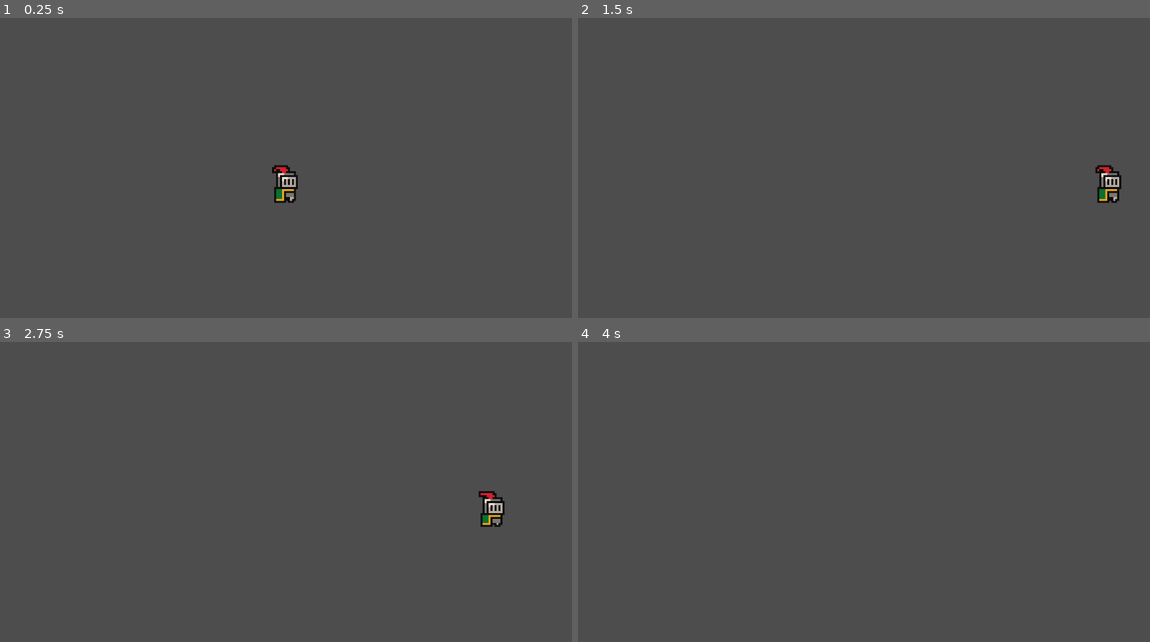
Above: before the commit, frames 1-4 (two rows, left to right).
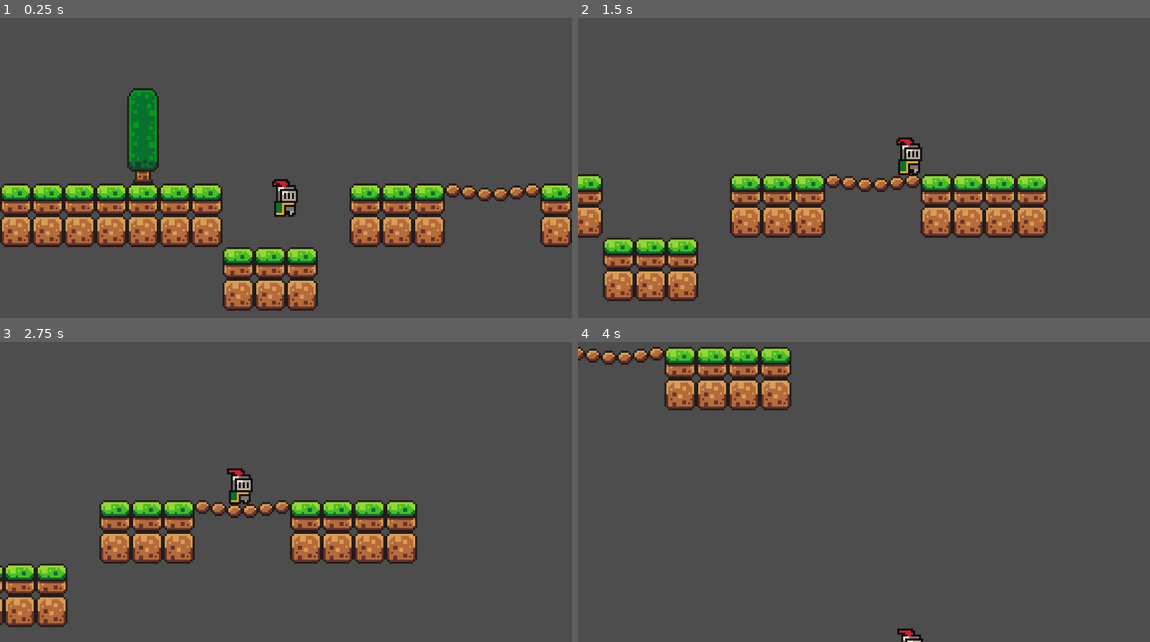
Above: after the commit, the same moments.

Repository: lanxeyu/godot-learning-1
Game: Godot game, scene res://scenes/game.tscn
Same seed, same stepped clock (60 frames per second), same inputs: the game is played once before the commit and once after it.
Inputs:
- Up to frame 1 (0.25 s): no input
- Up to frame 2 (1.5 s): tap Enter (ui_accept) at 0.5, 0.77 s; hold Right (ui_right) from 0.53 s (still down)
- Up to frame 3 (2.75 s): tap Enter (ui_accept) at 1.52 s; release Right (ui_right) at 2.03 s; hold Left (ui_left) from 2.03 s (still down)
- Up to frame 4 (4 s): release Left (ui_left) at 2.78 s; hold Right (ui_right) from 2.78 s (still down); tap Enter (ui_accept) at 3.02, 3.77 s

The runs differ from the first frame. In frame 1, 19% of the frame differs, in the area x 0-100%, y 23-98%; in frame 2, 14%; in frame 3, 12%; in frame 4, 5.2%.

Commit message:
added tilemap & rigid platforms, modified camera

Diff:
--- a/scenes/game.tscn
+++ b/scenes/game.tscn
@@ -1,18 +1,422 @@
-[gd_scene load_steps=3 format=3 uid="uid://bakauitsmbpy6"]
+[gd_scene load_steps=5 format=3 uid="uid://bakauitsmbpy6"]
 
 [ext_resource type="PackedScene" uid="uid://c4vjmjonxwfm0" path="res://scenes/player.tscn" id="1_1lv0d"]
-
-[sub_resource type="WorldBoundaryShape2D" id="WorldBoundaryShape2D_cuh72"]
+[ext_resource type="Texture2D" uid="uid://gg34ip3m6lxi" path="res://assets/sprites/world_tileset.png" id="2_4w4qj"]
+
+[sub_resource type="TileSetAtlasSource" id="TileSetAtlasSource_3utme"]
+texture = ExtResource("2_4w4qj")
+0:0/0 = 0
+0:0/0/physics_layer_0/linear_velocity = Vector2(0, 0)
+0:0/0/physics_layer_0/angular_velocity = 0.0
+0:0/0/physics_layer_0/polygon_0/points = PackedVector2Array(-8, -8, 8, -8, 8, 8, -8, 8)
+1:0/0 = 0
+1:0/0/physics_layer_0/linear_velocity = Vector2(0, 0)
+1:0/0/physics_layer_0/angular_velocity = 0.0
+1:0/0/physics_layer_0/polygon_0/points = PackedVector2Array(-8, -8, 8, -8, 8, 8, -8, 8)
+2:0/0 = 0
+2:0/0/physics_layer_0/linear_velocity = Vector2(0, 0)
+2:0/0/physics_layer_0/angular_velocity = 0.0
+2:0/0/physics_layer_0/polygon_0/points = PackedVector2Array(-8, -8, 8, -8, 8, 8, -8, 8)
+3:0/0 = 0
+3:0/0/physics_layer_0/linear_velocity = Vector2(0, 0)
+3:0/0/physics_layer_0/angular_velocity = 0.0
+3:0/0/physics_layer_0/polygon_0/points = PackedVector2Array(-8, -8, 8, -8, 8, 8, -8, 8)
+4:0/0 = 0
+4:0/0/physics_layer_0/linear_velocity = Vector2(0, 0)
+4:0/0/physics_layer_0/angular_velocity = 0.0
+4:0/0/physics_layer_0/polygon_0/points = PackedVector2Array(-8, -8, 8, -8, 8, 8, -8, 8)
+5:0/0 = 0
+5:0/0/physics_layer_0/linear_velocity = Vector2(0, 0)
+5:0/0/physics_layer_0/angular_velocity = 0.0
+5:0/0/physics_layer_0/polygon_0/points = PackedVector2Array(-8, -8, 8, -8, 8, 8, -8, 8)
+6:0/0 = 0
+6:0/0/physics_layer_0/linear_velocity = Vector2(0, 0)
+6:0/0/physics_layer_0/angular_velocity = 0.0
+6:0/0/physics_layer_0/polygon_0/points = PackedVector2Array(-8, -8, 8, -8, 8, 8, -8, 8)
+7:0/0 = 0
+7:0/0/physics_layer_0/linear_velocity = Vector2(0, 0)
+7:0/0/physics_layer_0/angular_velocity = 0.0
+7:0/0/physics_layer_0/polygon_0/points = PackedVector2Array(-8, -8, 8, -8, 8, 8, -8, 8)
+8:0/0 = 0
+8:0/0/physics_layer_0/linear_velocity = Vector2(0, 0)
+8:0/0/physics_layer_0/angular_velocity = 0.0
+8:0/0/physics_layer_0/polygon_0/points = PackedVector2Array(-8, -8, 8, -8, 8, 8, -8, 8)
+9:0/0 = 0
+9:0/0/physics_layer_0/linear_velocity = Vector2(0, 0)
+9:0/0/physics_layer_0/angular_velocity = 0.0
+9:0/0/physics_layer_0/polygon_0/points = PackedVector2Array(-8, -8, 8, -5.875, 8, 0.75, -8, -1.25)
+10:0/0 = 0
+10:0/0/physics_layer_0/linear_velocity = Vector2(0, 0)
+10:0/0/physics_layer_0/angular_velocity = 0.0
+10:0/0/physics_layer_0/polygon_0/points = PackedVector2Array(-8, -6, 8, -6, 8, 1, -8, 1)
+11:0/0 = 0
+11:0/0/physics_layer_0/linear_velocity = Vector2(0, 0)
+11:0/0/physics_layer_0/angular_velocity = 0.0
+11:0/0/physics_layer_0/polygon_0/points = PackedVector2Array(-8, -7, 8, -8, 8, -1.125, -8, 0.5)
+0:1/0 = 0
+0:1/0/physics_layer_0/linear_velocity = Vector2(0, 0)
+0:1/0/physics_layer_0/angular_velocity = 0.0
+0:1/0/physics_layer_0/polygon_0/points = PackedVector2Array(-8, -8, 8, -8, 8, 8, -8, 8)
+1:1/0 = 0
+1:1/0/physics_layer_0/linear_velocity = Vector2(0, 0)
+1:1/0/physics_layer_0/angular_velocity = 0.0
+1:1/0/physics_layer_0/polygon_0/points = PackedVector2Array(-8, -8, 8, -8, 8, 8, -8, 8)
+2:1/0 = 0
+2:1/0/physics_layer_0/linear_velocity = Vector2(0, 0)
+2:1/0/physics_layer_0/angular_velocity = 0.0
+2:1/0/physics_layer_0/polygon_0/points = PackedVector2Array(-8, -8, 8, -8, 8, 8, -8, 8)
+3:1/0 = 0
+3:1/0/physics_layer_0/linear_velocity = Vector2(0, 0)
+3:1/0/physics_layer_0/angular_velocity = 0.0
+3:1/0/physics_layer_0/polygon_0/points = PackedVector2Array(-8, -8, 8, -8, 8, 8, -8, 8)
+4:1/0 = 0
+4:1/0/physics_layer_0/linear_velocity = Vector2(0, 0)
+4:1/0/physics_layer_0/angular_velocity = 0.0
+4:1/0/physics_layer_0/polygon_0/points = PackedVector2Array(-8, -8, 8, -8, 8, 8, -8, 8)
+5:1/0 = 0
+5:1/0/physics_layer_0/linear_velocity = Vector2(0, 0)
+5:1/0/physics_layer_0/angular_velocity = 0.0
+5:1/0/physics_layer_0/polygon_0/points = PackedVector2Array(-8, -8, 8, -8, 8, 8, -8, 8)
+6:1/0 = 0
+6:1/0/physics_layer_0/linear_velocity = Vector2(0, 0)
+6:1/0/physics_layer_0/angular_velocity = 0.0
+6:1/0/physics_layer_0/polygon_0/points = PackedVector2Array(-8, -8, 8, -8, 8, 8, -8, 8)
+7:1/0 = 0
+7:1/0/physics_layer_0/linear_velocity = Vector2(0, 0)
+7:1/0/physics_layer_0/angular_velocity = 0.0
+7:1/0/physics_layer_0/polygon_0/points = PackedVector2Array(-8, -8, 8, -8, 8, 8, -8, 8)
+8:1/0 = 0
+8:1/0/physics_layer_0/linear_velocity = Vector2(0, 0)
+8:1/0/physics_layer_0/angular_velocity = 0.0
+8:1/0/physics_layer_0/polygon_0/points = PackedVector2Array(-8, -8, 8, -8, 8, 8, -8, 8)
+9:1/0 = 0
+9:1/0/physics_layer_0/linear_velocity = Vector2(0, 0)
+9:1/0/physics_layer_0/angular_velocity = 0.0
+9:1/0/physics_layer_0/polygon_0/points = PackedVector2Array(-8, -8, 8, -5.875, 8, 0.75, -8, -1.25)
+10:1/0 = 0
+10:1/0/physics_layer_0/linear_velocity = Vector2(0, 0)
+10:1/0/physics_layer_0/angular_velocity = 0.0
+10:1/0/physics_layer_0/polygon_0/points = PackedVector2Array(-8, -6, 8, -6, 8, 1, -8, 1)
+11:1/0 = 0
+11:1/0/physics_layer_0/linear_velocity = Vector2(0, 0)
+11:1/0/physics_layer_0/angular_velocity = 0.0
+11:1/0/physics_layer_0/polygon_0/points = PackedVector2Array(-8, -6, 8, -8, 8, -1.375, -8, 1)
+0:2/0 = 0
+0:2/0/physics_layer_0/linear_velocity = Vector2(0, 0)
+0:2/0/physics_layer_0/angular_velocity = 0.0
+0:2/0/physics_layer_0/polygon_0/points = PackedVector2Array(-8, -8, 8, -8, 8, 8, -8, 8)
+1:2/0 = 0
+1:2/0/physics_layer_0/linear_velocity = Vector2(0, 0)
+1:2/0/physics_layer_0/angular_velocity = 0.0
+1:2/0/physics_layer_0/polygon_0/points = PackedVector2Array(-8, -8, 8, -8, 8, 8, -8, 8)
+2:2/0 = 0
+2:2/0/physics_layer_0/linear_velocity = Vector2(0, 0)
+2:2/0/physics_layer_0/angular_velocity = 0.0
+2:2/0/physics_layer_0/polygon_0/points = PackedVector2Array(-8, -8, 8, -8, 8, 8, -8, 8)
+3:2/0 = 0
+3:2/0/physics_layer_0/linear_velocity = Vector2(0, 0)
+3:2/0/physics_layer_0/angular_velocity = 0.0
+3:2/0/physics_layer_0/polygon_0/points = PackedVector2Array(-8, -8, 8, -8, 8, 8, -8, 8)
+4:2/0 = 0
+4:2/0/physics_layer_0/linear_velocity = Vector2(0, 0)
+4:2/0/physics_layer_0/angular_velocity = 0.0
+4:2/0/physics_layer_0/polygon_0/points = PackedVector2Array(-8, -8, 8, -8, 8, 8, -8, 8)
+5:2/0 = 0
+5:2/0/physics_layer_0/linear_velocity = Vector2(0, 0)
+5:2/0/physics_layer_0/angular_velocity = 0.0
+5:2/0/physics_layer_0/polygon_0/points = PackedVector2Array(-8, -8, 8, -8, 8, 8, -8, 8)
+6:2/0 = 0
+6:2/0/physics_layer_0/linear_velocity = Vector2(0, 0)
+6:2/0/physics_layer_0/angular_velocity = 0.0
+6:2/0/physics_layer_0/polygon_0/points = PackedVector2Array(-8, -8, 8, -8, 8, 8, -8, 8)
+7:2/0 = 0
+7:2/0/physics_layer_0/linear_velocity = Vector2(0, 0)
+7:2/0/physics_layer_0/angular_velocity = 0.0
+7:2/0/physics_layer_0/polygon_0/points = PackedVector2Array(-8, -8, 8, -8, 8, 8, -8, 8)
+8:2/0 = 0
+8:2/0/physics_layer_0/linear_velocity = Vector2(0, 0)
+8:2/0/physics_layer_0/angular_velocity = 0.0
+8:2/0/physics_layer_0/polygon_0/points = PackedVector2Array(-8, -8, 8, -8, 8, 8, -8, 8)
+9:2/0 = 0
+9:2/0/physics_layer_0/linear_velocity = Vector2(0, 0)
+9:2/0/physics_layer_0/angular_velocity = 0.0
+9:2/0/physics_layer_0/polygon_0/points = PackedVector2Array(-8, -8, 8, -5.875, 8, 0.75, -8, -1.25)
+10:2/0 = 0
+10:2/0/physics_layer_0/linear_velocity = Vector2(0, 0)
+10:2/0/physics_layer_0/angular_velocity = 0.0
+10:2/0/physics_layer_0/polygon_0/points = PackedVector2Array(-8, -6, 8, -6, 8, 1, -8, 1)
+11:2/0 = 0
+11:2/0/physics_layer_0/linear_velocity = Vector2(0, 0)
+11:2/0/physics_layer_0/angular_velocity = 0.0
+11:2/0/physics_layer_0/polygon_0/points = PackedVector2Array(-8, -6, 8, -8, 8, -1.375, -8, 1)
+0:3/0 = 0
+0:3/0/z_index = 1
+0:3/0/physics_layer_0/linear_velocity = Vector2(0, 0)
+0:3/0/physics_layer_0/angular_velocity = 0.0
+1:3/0 = 0
+1:3/0/physics_layer_0/linear_velocity = Vector2(0, 0)
+1:3/0/physics_layer_0/angular_velocity = 0.0
+2:3/0 = 0
+2:3/0/physics_layer_0/linear_velocity = Vector2(0, 0)
+2:3/0/physics_layer_0/angular_velocity = 0.0
+5:3/0 = 0
+5:3/0/physics_layer_0/linear_velocity = Vector2(0, 0)
+5:3/0/physics_layer_0/angular_velocity = 0.0
+6:3/0 = 0
+6:3/0/physics_layer_0/linear_velocity = Vector2(0, 0)
+6:3/0/physics_layer_0/angular_velocity = 0.0
+7:3/0 = 0
+7:3/0/physics_layer_0/linear_velocity = Vector2(0, 0)
+7:3/0/physics_layer_0/angular_velocity = 0.0
+8:3/0 = 0
+8:3/0/physics_layer_0/linear_velocity = Vector2(0, 0)
+8:3/0/physics_layer_0/angular_velocity = 0.0
+9:3/0 = 0
+9:3/0/physics_layer_0/linear_velocity = Vector2(0, 0)
+9:3/0/physics_layer_0/angular_velocity = 0.0
+0:4/0 = 0
+0:4/0/z_index = 1
+0:4/0/physics_layer_0/linear_velocity = Vector2(0, 0)
+0:4/0/physics_layer_0/angular_velocity = 0.0
+1:4/0 = 0
+1:4/0/physics_layer_0/linear_velocity = Vector2(0, 0)
+1:4/0/physics_layer_0/angular_velocity = 0.0
+5:4/0 = 0
+5:4/0/physics_layer_0/linear_velocity = Vector2(0, 0)
+5:4/0/physics_layer_0/angular_velocity = 0.0
+6:4/0 = 0
+6:4/0/physics_layer_0/linear_velocity = Vector2(0, 0)
+6:4/0/physics_layer_0/angular_velocity = 0.0
+7:4/0 = 0
+7:4/0/physics_layer_0/linear_velocity = Vector2(0, 0)
+7:4/0/physics_layer_0/angular_velocity = 0.0
+8:4/0 = 0
+8:4/0/physics_layer_0/linear_velocity = Vector2(0, 0)
+8:4/0/physics_layer_0/angular_velocity = 0.0
+9:4/0 = 0
+9:4/0/physics_layer_0/linear_velocity = Vector2(0, 0)
+9:4/0/physics_layer_0/angular_velocity = 0.0
+0:5/0 = 0
+0:5/0/z_index = 1
+0:5/0/physics_layer_0/linear_velocity = Vector2(0, 0)
+0:5/0/physics_layer_0/angular_velocity = 0.0
+1:5/0 = 0
+1:5/0/physics_layer_0/linear_velocity = Vector2(0, 0)
+1:5/0/physics_layer_0/angular_velocity = 0.0
+5:5/0 = 0
+5:5/0/physics_layer_0/linear_velocity = Vector2(0, 0)
+5:5/0/physics_layer_0/angular_velocity = 0.0
+6:5/0 = 0
+6:5/0/physics_layer_0/linear_velocity = Vector2(0, 0)
+6:5/0/physics_layer_0/angular_velocity = 0.0
+7:5/0 = 0
+7:5/0/physics_layer_0/linear_velocity = Vector2(0, 0)
+7:5/0/physics_layer_0/angular_velocity = 0.0
+8:5/0 = 0
+8:5/0/physics_layer_0/linear_velocity = Vector2(0, 0)
+8:5/0/physics_layer_0/angular_velocity = 0.0
+1:6/0 = 0
+1:6/0/physics_layer_0/linear_velocity = Vector2(0, 0)
+1:6/0/physics_layer_0/angular_velocity = 0.0
+5:6/0 = 0
+5:6/0/physics_layer_0/linear_velocity = Vector2(0, 0)
+5:6/0/physics_layer_0/angular_velocity = 0.0
+6:6/0 = 0
+6:6/0/physics_layer_0/linear_velocity = Vector2(0, 0)
+6:6/0/physics_layer_0/angular_velocity = 0.0
+7:6/0 = 0
+7:6/0/physics_layer_0/linear_velocity = Vector2(0, 0)
+7:6/0/physics_layer_0/angular_velocity = 0.0
+8:6/0 = 0
+8:6/0/physics_layer_0/linear_velocity = Vector2(0, 0)
+8:6/0/physics_layer_0/angular_velocity = 0.0
+0:7/0 = 0
+0:7/0/physics_layer_0/linear_velocity = Vector2(0, 0)
+0:7/0/physics_layer_0/angular_velocity = 0.0
+1:7/0 = 0
+1:7/0/physics_layer_0/linear_velocity = Vector2(0, 0)
+1:7/0/physics_layer_0/angular_velocity = 0.0
+3:7/0 = 0
+3:7/0/physics_layer_0/linear_velocity = Vector2(0, 0)
+3:7/0/physics_layer_0/angular_velocity = 0.0
+5:7/0 = 0
+5:7/0/physics_layer_0/linear_velocity = Vector2(0, 0)
+5:7/0/physics_layer_0/angular_velocity = 0.0
+6:7/0 = 0
+6:7/0/physics_layer_0/linear_velocity = Vector2(0, 0)
+6:7/0/physics_layer_0/angular_velocity = 0.0
+7:7/0 = 0
+7:7/0/physics_layer_0/linear_velocity = Vector2(0, 0)
+7:7/0/physics_layer_0/angular_velocity = 0.0
+8:7/0 = 0
+8:7/0/physics_layer_0/linear_velocity = Vector2(0, 0)
+8:7/0/physics_layer_0/angular_velocity = 0.0
+0:8/0 = 0
+0:8/0/physics_layer_0/linear_velocity = Vector2(0, 0)
+0:8/0/physics_layer_0/angular_velocity = 0.0
+1:8/0 = 0
+1:8/0/physics_layer_0/linear_velocity = Vector2(0, 0)
+1:8/0/physics_layer_0/angular_velocity = 0.0
+2:8/0 = 0
+2:8/0/physics_layer_0/linear_velocity = Vector2(0, 0)
+2:8/0/physics_layer_0/angular_velocity = 0.0
+3:8/0 = 0
+3:8/0/physics_layer_0/linear_velocity = Vector2(0, 0)
+3:8/0/physics_layer_0/angular_velocity = 0.0
+4:8/0 = 0
+4:8/0/physics_layer_0/linear_velocity = Vector2(0, 0)
+4:8/0/physics_layer_0/angular_velocity = 0.0
+5:8/0 = 0
+5:8/0/physics_layer_0/linear_velocity = Vector2(0, 0)
+5:8/0/physics_layer_0/angular_velocity = 0.0
+6:8/0 = 0
+6:8/0/physics_layer_0/linear_velocity = Vector2(0, 0)
+6:8/0/physics_layer_0/angular_velocity = 0.0
+7:8/0 = 0
+7:8/0/physics_layer_0/linear_velocity = Vector2(0, 0)
+7:8/0/physics_layer_0/angular_velocity = 0.0
+8:8/0 = 0
+8:8/0/physics_layer_0/linear_velocity = Vector2(0, 0)
+8:8/0/physics_layer_0/angular_velocity = 0.0
+0:9/0 = 0
+0:9/0/physics_layer_0/linear_velocity = Vector2(0, 0)
+0:9/0/physics_layer_0/angular_velocity = 0.0
+1:9/0 = 0
+1:9/0/physics_layer_0/linear_velocity = Vector2(0, 0)
+1:9/0/physics_layer_0/angular_velocity = 0.0
+2:9/0 = 0
+2:9/0/physics_layer_0/linear_velocity = Vector2(0, 0)
+2:9/0/physics_layer_0/angular_velocity = 0.0
+3:9/0 = 0
+3:9/0/physics_layer_0/linear_velocity = Vector2(0, 0)
+3:9/0/physics_layer_0/angular_velocity = 0.0
+4:9/0 = 0
+4:9/0/physics_layer_0/linear_velocity = Vector2(0, 0)
+4:9/0/physics_layer_0/angular_velocity = 0.0
+5:9/0 = 0
+5:9/0/physics_layer_0/linear_velocity = Vector2(0, 0)
+5:9/0/physics_layer_0/angular_velocity = 0.0
+6:9/0 = 0
+6:9/0/physics_layer_0/linear_velocity = Vector2(0, 0)
+6:9/0/physics_layer_0/angular_velocity = 0.0
+7:9/0 = 0
+7:9/0/physics_layer_0/linear_velocity = Vector2(0, 0)
+7:9/0/physics_layer_0/angular_velocity = 0.0
+0:10/0 = 0
+0:10/0/physics_layer_0/linear_velocity = Vector2(0, 0)
+0:10/0/physics_layer_0/angular_velocity = 0.0
+1:10/0 = 0
+1:10/0/physics_layer_0/linear_velocity = Vector2(0, 0)
+1:10/0/physics_layer_0/angular_velocity = 0.0
+2:10/0 = 0
+2:10/0/physics_layer_0/linear_velocity = Vector2(0, 0)
+2:10/0/physics_layer_0/angular_velocity = 0.0
+3:10/0 = 0
+3:10/0/physics_layer_0/linear_velocity = Vector2(0, 0)
+3:10/0/physics_layer_0/angular_velocity = 0.0
+4:10/0 = 0
+4:10/0/physics_layer_0/linear_velocity = Vector2(0, 0)
+4:10/0/physics_layer_0/angular_velocity = 0.0
+6:10/0 = 0
+6:10/0/physics_layer_0/linear_velocity = Vector2(0, 0)
+6:10/0/physics_layer_0/angular_velocity = 0.0
+0:11/0 = 0
+0:11/0/physics_layer_0/linear_velocity = Vector2(0, 0)
+0:11/0/physics_layer_0/angular_velocity = 0.0
+1:11/0 = 0
+1:11/0/physics_layer_0/linear_velocity = Vector2(0, 0)
+1:11/0/physics_layer_0/angular_velocity = 0.0
+2:11/0 = 0
+2:11/0/physics_layer_0/linear_velocity = Vector2(0, 0)
+2:11/0/physics_layer_0/angular_velocity = 0.0
+3:11/0 = 0
+3:11/0/physics_layer_0/linear_velocity = Vector2(0, 0)
+3:11/0/physics_layer_0/angular_velocity = 0.0
+4:11/0 = 0
+4:11/0/physics_layer_0/linear_velocity = Vector2(0, 0)
+4:11/0/physics_layer_0/angular_velocity = 0.0
+5:11/0 = 0
+5:11/0/physics_layer_0/linear_velocity = Vector2(0, 0)
+5:11/0/physics_layer_0/angular_velocity = 0.0
+0:12/0 = 0
+0:12/0/physics_layer_0/linear_velocity = Vector2(0, 0)
+0:12/0/physics_layer_0/angular_velocity = 0.0
+1:12/0 = 0
+1:12/0/physics_layer_0/linear_velocity = Vector2(0, 0)
+1:12/0/physics_layer_0/angular_velocity = 0.0
+2:12/0 = 0
+2:12/0/physics_layer_0/linear_velocity = Vector2(0, 0)
+2:12/0/physics_layer_0/angular_velocity = 0.0
+3:12/0 = 0
+3:12/0/physics_layer_0/linear_velocity = Vector2(0, 0)
+3:12/0/physics_layer_0/angular_velocity = 0.0
+4:12/0 = 0
+4:12/0/physics_layer_0/linear_velocity = Vector2(0, 0)
+4:12/0/physics_layer_0/angular_velocity = 0.0
+0:13/0 = 0
+0:13/0/physics_layer_0/linear_velocity = Vector2(0, 0)
+0:13/0/physics_layer_0/angular_velocity = 0.0
+1:13/0 = 0
+1:13/0/physics_layer_0/linear_velocity = Vector2(0, 0)
+1:13/0/physics_layer_0/angular_velocity = 0.0
+2:13/0 = 0
+2:13/0/physics_layer_0/linear_velocity = Vector2(0, 0)
+2:13/0/physics_layer_0/angular_velocity = 0.0
+3:13/0 = 0
+3:13/0/physics_layer_0/linear_velocity = Vector2(0, 0)
+3:13/0/physics_layer_0/angular_velocity = 0.0
+4:13/0 = 0
+4:13/0/physics_layer_0/linear_velocity = Vector2(0, 0)
+4:13/0/physics_layer_0/angular_velocity = 0.0
+5:13/0 = 0
+5:13/0/physics_layer_0/linear_velocity = Vector2(0, 0)
+5:13/0/physics_layer_0/angular_velocity = 0.0
+0:14/0 = 0
+0:14/0/physics_layer_0/linear_velocity = Vector2(0, 0)
+0:14/0/physics_layer_0/angular_velocity = 0.0
+1:14/0 = 0
+1:14/0/physics_layer_0/linear_velocity = Vector2(0, 0)
+1:14/0/physics_layer_0/angular_velocity = 0.0
+2:14/0 = 0
+2:14/0/physics_layer_0/linear_velocity = Vector2(0, 0)
+2:14/0/physics_layer_0/angular_velocity = 0.0
+3:14/0 = 0
+3:14/0/physics_layer_0/linear_velocity = Vector2(0, 0)
+3:14/0/physics_layer_0/angular_velocity = 0.0
+4:14/0 = 0
+4:14/0/physics_layer_0/linear_velocity = Vector2(0, 0)
+4:14/0/physics_layer_0/angular_velocity = 0.0
+0:15/0 = 0
+0:15/0/physics_layer_0/linear_velocity = Vector2(0, 0)
+0:15/0/physics_layer_0/angular_velocity = 0.0
+1:15/0 = 0
+1:15/0/physics_layer_0/linear_velocity = Vector2(0, 0)
+1:15/0/physics_layer_0/angular_velocity = 0.0
+2:15/0 = 0
+2:15/0/physics_layer_0/linear_velocity = Vector2(0, 0)
+2:15/0/physics_layer_0/angular_velocity = 0.0
+3:15/0 = 0
+3:15/0/physics_layer_0/linear_velocity = Vector2(0, 0)
+3:15/0/physics_layer_0/angular_velocity = 0.0
+2:4/size_in_atlas = Vector2i(3, 3)
+2:4/0 = 0
+2:4/0/physics_layer_0/linear_velocity = Vector2(0, 0)
+2:4/0/physics_layer_0/angular_velocity = 0.0
+
+[sub_resource type="TileSet" id="TileSet_hvtoj"]
+physics_layer_0/collision_layer = 1
+sources/0 = SubResource("TileSetAtlasSource_3utme")
 
 [node name="Game" type="Node2D"]
 
+[node name="TileMap" type="TileMap" parent="."]
+tile_set = SubResource("TileSet_hvtoj")
+format = 2
+layer_0/tile_data = PackedInt32Array(131063, 0, 0, 131064, 0, 0, 131065, 0, 0, 131066, 0, 0, 131067, 0, 0, 131068, 0, 0, 131069, 0, 0, 262142, 0, 0, 262143, 0, 0, 196608, 0, 0, 65538, 0, 0, 65539, 0, 0, 65541, 589824, 0, 65540, 0, 0, 65542, 655360, 0, 65543, 720896, 0, 65544, 0, 0, 65545, 0, 0, 65546, 0, 0, 65547, 0, 0, 131074, 0, 1, 131075, 0, 1, 131076, 0, 1, 131080, 0, 1, 131081, 0, 1, 131082, 0, 1, 131083, 0, 1, 262144, 0, 1, 327679, 0, 1, 327678, 0, 1, 196605, 0, 1, 196604, 0, 1, 196603, 0, 1, 196602, 0, 1, 196601, 0, 1, 196600, 0, 1, 196599, 0, 1, -65541, 0, 3, -5, 0, 4, 65531, 0, 5)
+
 [node name="Player" parent="." instance=ExtResource("1_1lv0d")]
 
-[node name="Camera2D" type="Camera2D" parent="."]
+[node name="Camera2D" type="Camera2D" parent="Player"]
+position = Vector2(0, -9)
 zoom = Vector2(4, 4)
-
-[node name="StaticBody2D" type="StaticBody2D" parent="."]
-position = Vector2(0, 23)
-
-[node name="CollisionShape2D" type="CollisionShape2D" parent="StaticBody2D"]
-shape = SubResource("WorldBoundaryShape2D_cuh72")
+position_smoothing_enabled = true
